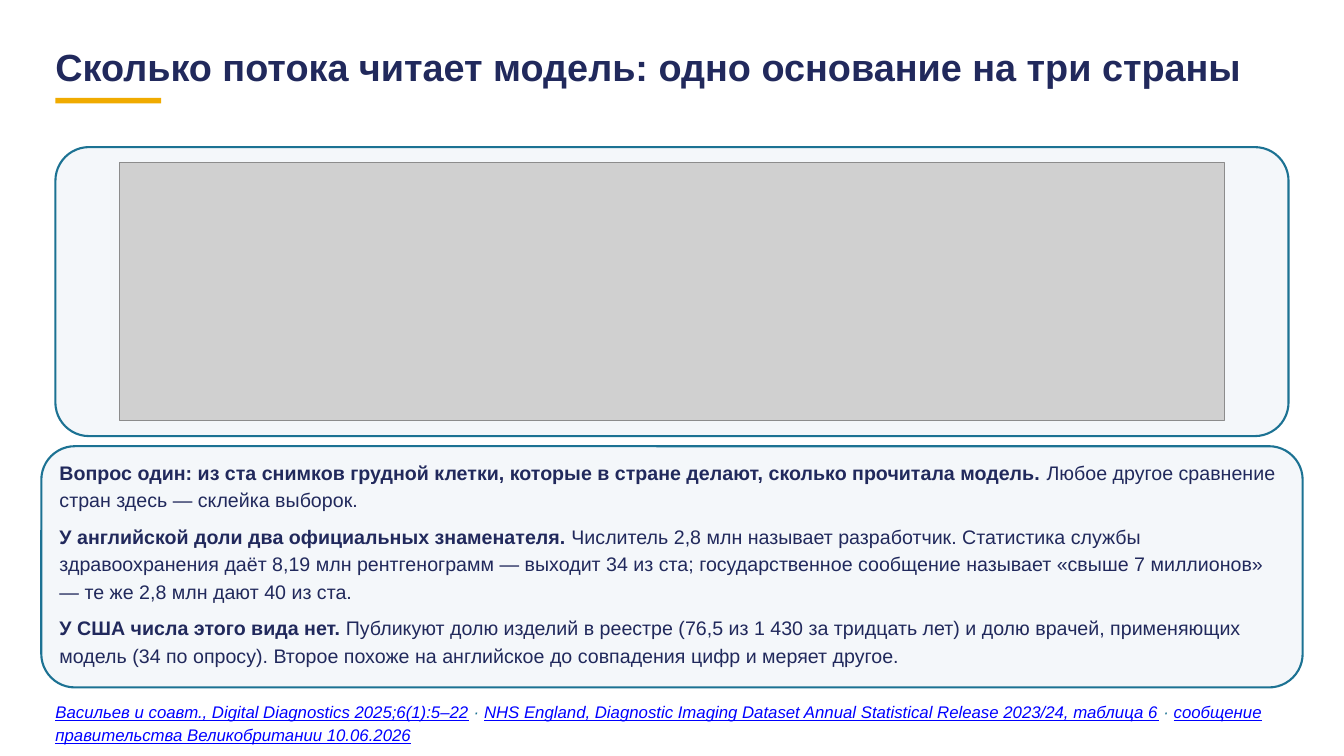
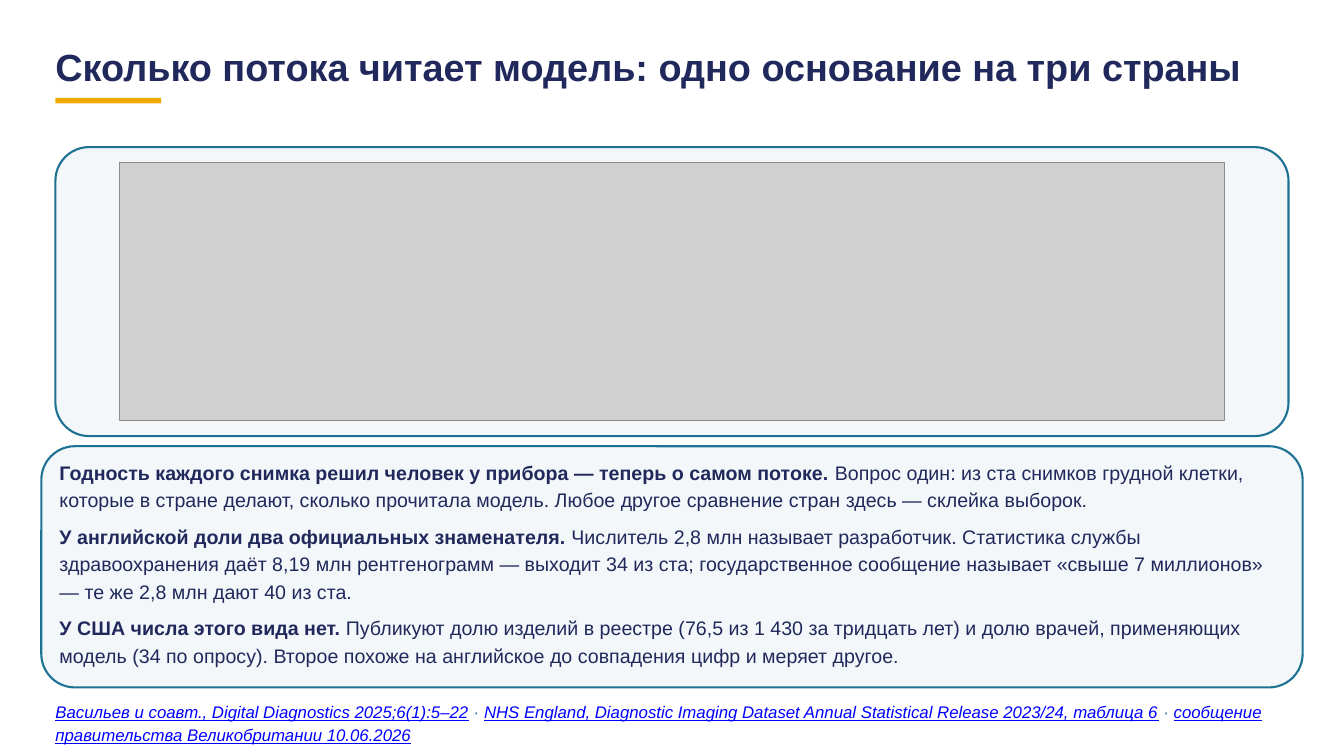
Before and after one commit to tellina-study/AI-usage-lessons, a slide deck: slide 29 of library/lectures/lec-07/rework/deck/lec-07-karkas.pptx (slide 31 before the commit). Drawn at 1344x756 pixels with LibreOffice and Linux fonts; fonts in the diff are those of the drawing; grey boxes stand for pictures. Boxes give left, top, right and bottom in pixels: in the first picture for what was removed or moved away, otherwise in the second. Text is boxed around its words. In the diff, an @@ line names an element or a change of style, - is before the commit and + after.

```diff
--- a/library/lectures/lec-07/rework/deck/lec-07-karkas.pptx
+++ b/library/lectures/lec-07/rework/deck/lec-07-karkas.pptx
@@ text at <box>59,465,1243,511</box>: text changed; bold off @@
-Вопрос один: из ста снимков грудной клетки, которые в стране делают, сколько прочитала модель. Любое другое сравнение стран здесь — склейка выборок.
+Годность каждого снимка решил человек у прибора — теперь о самом потоке. Вопрос один: из ста снимков грудной клетки, которые в стране делают, сколько прочитала модель. Любое другое сравнение стран здесь — склейка выборок.
```
Also in this commit, not shown: 10 other slides changed, 2 slides added, 8 slides removed, 39 other files.
